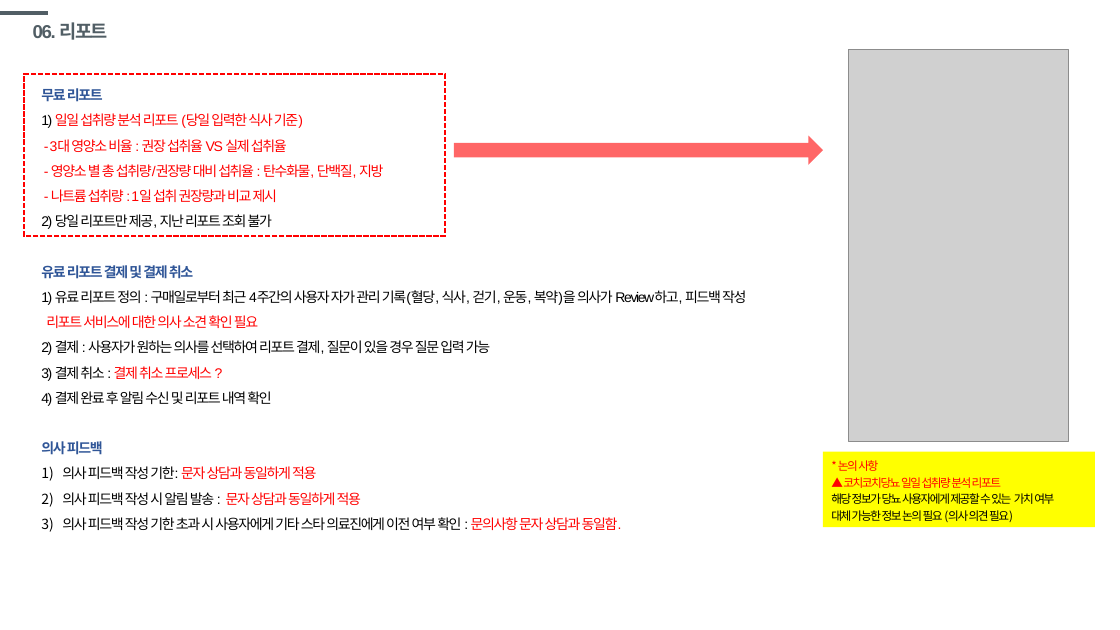
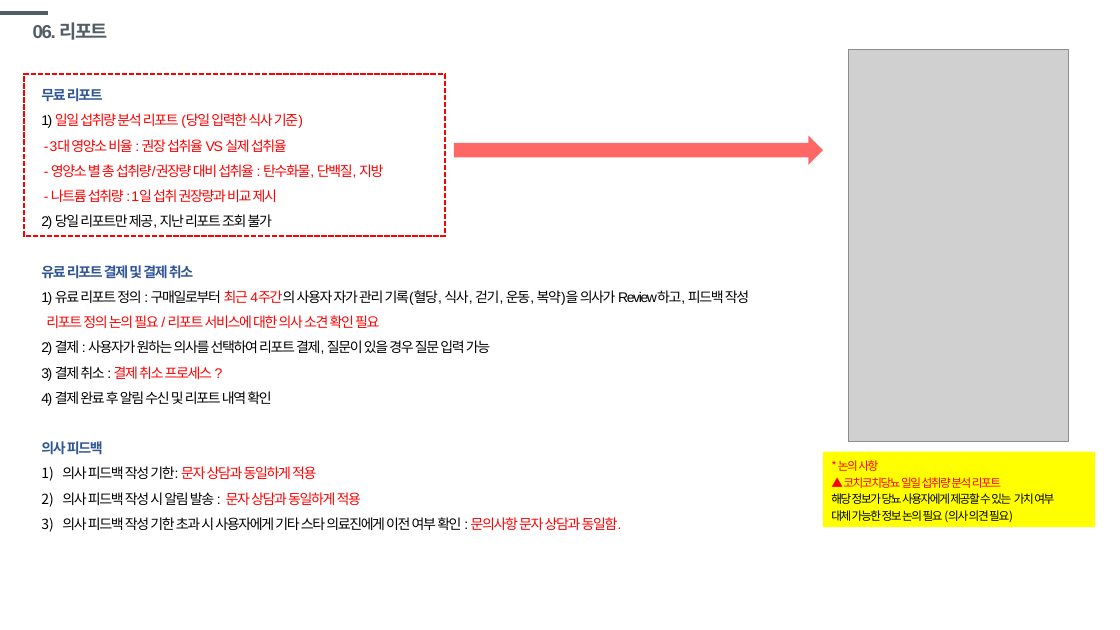
Before and after one commit to windsoccer/H160, a slide deck: slide 25 of 01 기획/SF_[건강160]당뇨_20191002.pptx (slide 26 before the commit). Drawn at 1120x630 pixels with LibreOffice and Linux fonts; fonts in the diff are those of the drawing; grey boxes stand for pictures. Boxes give left, top, right and bottom in pixels: in the first picture for what was removed or moved away, otherwise in the second. Text is boxed around its words. In the diff, an @@ line names an element or a change of style, - is before the commit and + after.

```diff
--- a/01 기획/SF_[건강160]당뇨_20191002.pptx
+++ b/01 기획/SF_[건강160]당뇨_20191002.pptx
@@ text at [41,290,749,305]: text colour #000000 to #FF0000 in "최근 4주간의" @@
@@ text at [46,315,379,328]: text changed @@
-리포트 서비스에 대한 의사 소견 확인 필요
+리포트 정의 논의 필요 / 리포트 서비스에 대한 의사 소견 확인 필요
```
Also in this commit, not shown: 10 other slides changed, 2 slides removed.
